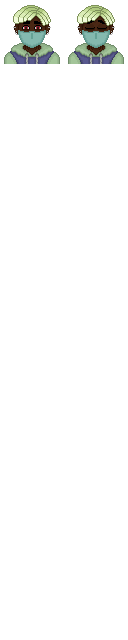
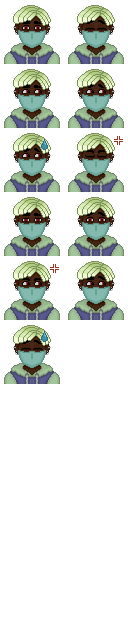
Layered file, before and after one edit (w=128, h=640). Changes by layer:
added group "Clothes" with 2 layers in group "Completed" over [4,26,124,384]
moved "Hoodie" (in "All" › "Completed" › "Clothes") into group "Clothes", painted on it over [4,26,124,384]
painted on "Body" (1st of 11, in "All" › "Completed" › "0") over [4,26,124,384]
painted on "Body" (2nd of 11, in "All" › "Completed" › "1") over [4,26,124,384]
added group "2" with 5 layers in group "Completed" over [4,69,124,384]
added layer "Body" (3rd of 11, in "All" › "Completed" › "2") in group "2" over [4,69,124,384]
added group "4" with 6 layers in group "Completed" over [4,69,124,384]
added layer "Sweat" (1st of 2, in "All" › "Completed" › "4") in group "4" over [4,69,124,256]
added layer "Body" (5th of 11, in "All" › "Completed" › "4") in group "4" over [4,133,124,384]
added group "5" with 6 layers in group "Completed" over [4,73,124,384]
added layer "Anger" (1st of 2, in "All" › "Completed" › "5") in group "5" over [4,73,124,329]
added layer "Earrings" (6th of 11, in "All" › "Completed" › "5") in group "5" over [4,133,124,256]
added layer "Body" (6th of 11, in "All" › "Completed" › "5") in group "5" over [4,133,124,384]
added group "6" with 5 layers in group "Completed" over [4,197,124,384]
added layer "Body" (7th of 11, in "All" › "Completed" › "6") in group "6" over [4,197,124,384]
added group "7" with 5 layers in group "Completed" over [4,197,124,384]
added layer "Earrings" (8th of 11, in "All" › "Completed" › "7") in group "7" over [4,197,124,320]
added layer "Body" (8th of 11, in "All" › "Completed" › "7") in group "7" over [4,197,124,384]
added group "8" with 6 layers in group "Completed" over [4,201,124,384]
added layer "Anger" (2nd of 2, in "All" › "Completed" › "8") in group "8" over [4,201,124,384]
added layer "Body" (9th of 11, in "All" › "Completed" › "8") in group "8" over [4,261,124,384]
…and 44 more changes (41 added, 2 painted, 1 removed)
